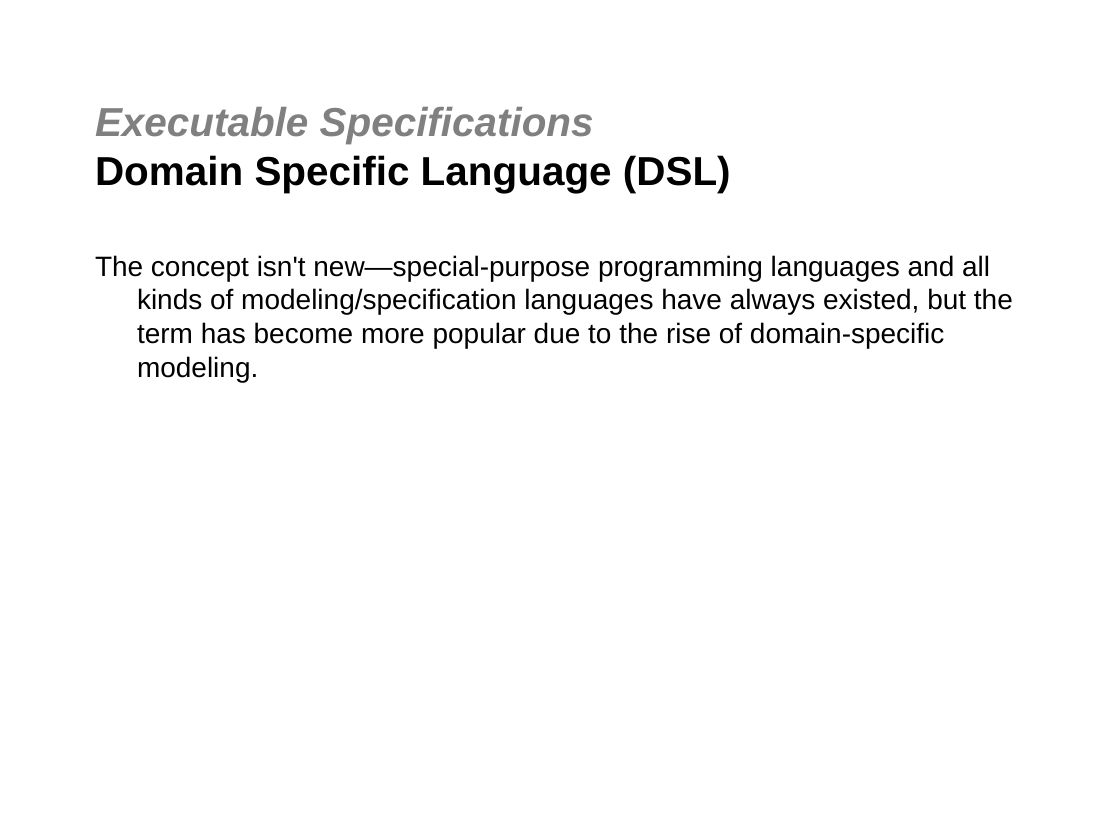
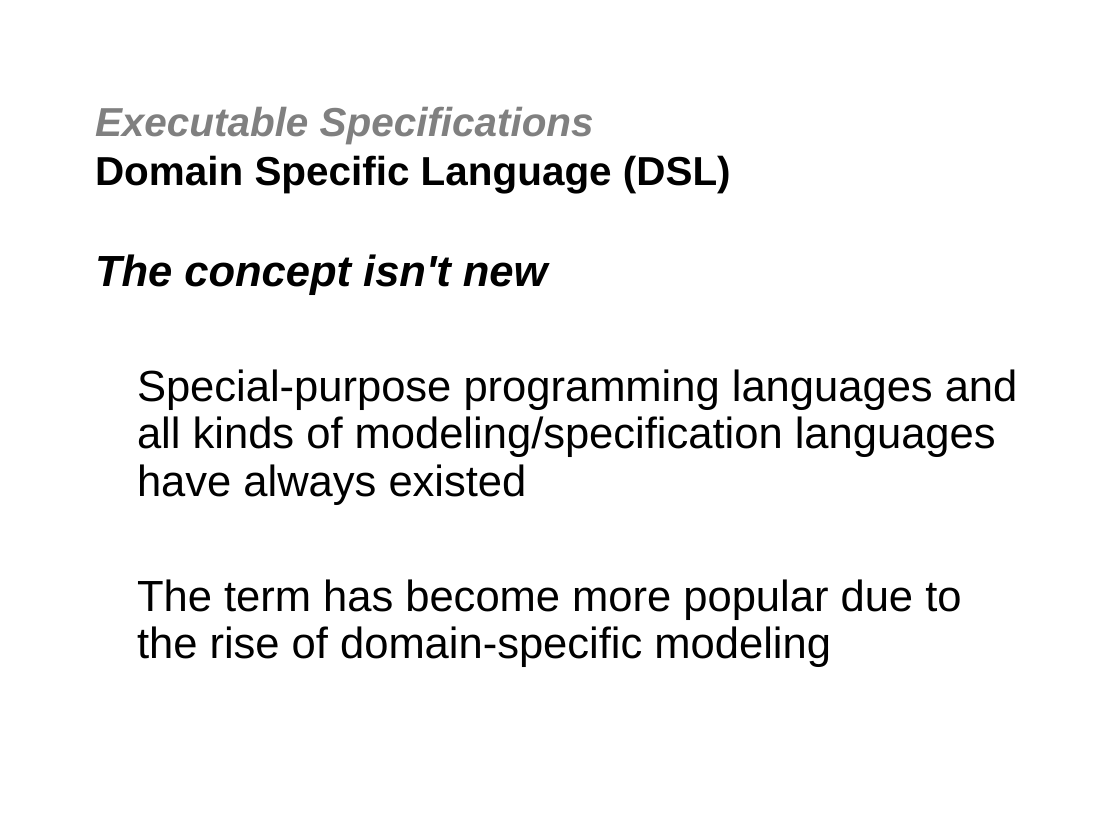
Before and after one commit to jgoodsen/agile2010, a slide deck: slide 6 of 02-bdd-dsl.ppt. Drawn at 1120x840 pixels with LibreOffice and Linux fonts; fonts in the diff are those of the drawing; background and template pictures are left out. Boxes give left, top, right and bottom in pixels: in the first picture for what was removed or moved away, otherwise in the second. Text is boxed around its words. In the diff, an @@ line names an element or a change of style, - is before the commit and + after.

```diff
--- a/02-bdd-dsl.ppt
+++ b/02-bdd-dsl.ppt
@@ text at box(95, 254, 1018, 667): text changed; size 18 to 28 pt @@
-The concept isn't new—special-purpose programming languages and all kinds of modeling/specification languages have always existed, but the term has become more popular due to the rise of domain-specific modeling.
+The concept isn't new
+Special-purpose programming languages and all kinds of modeling/specification languages have always existed
+The term has become more popular due to the rise of domain-specific modeling
```
Also in this commit, not shown: 4 other slides changed, 1 slide added, 10 other files.
